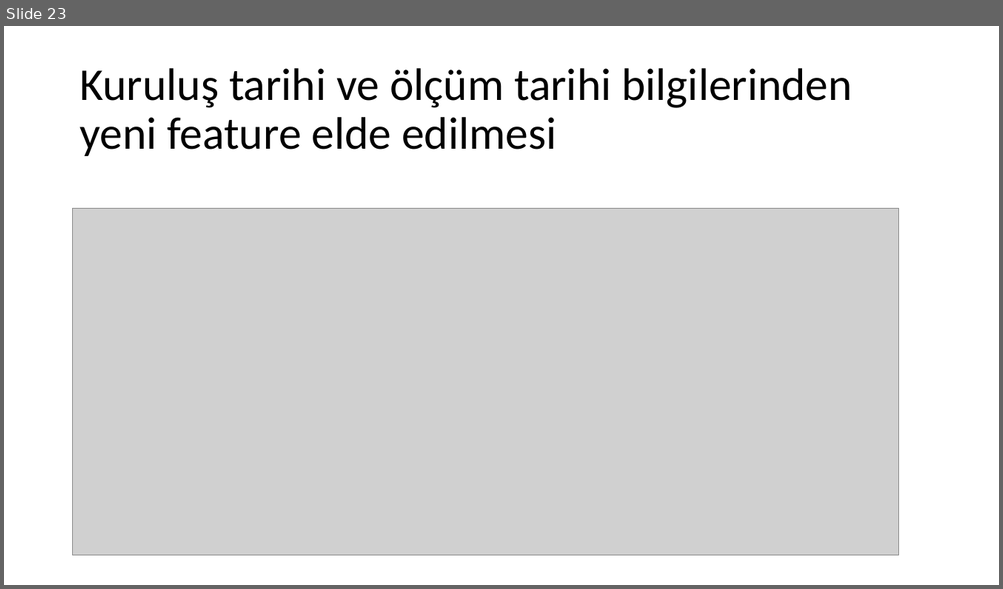
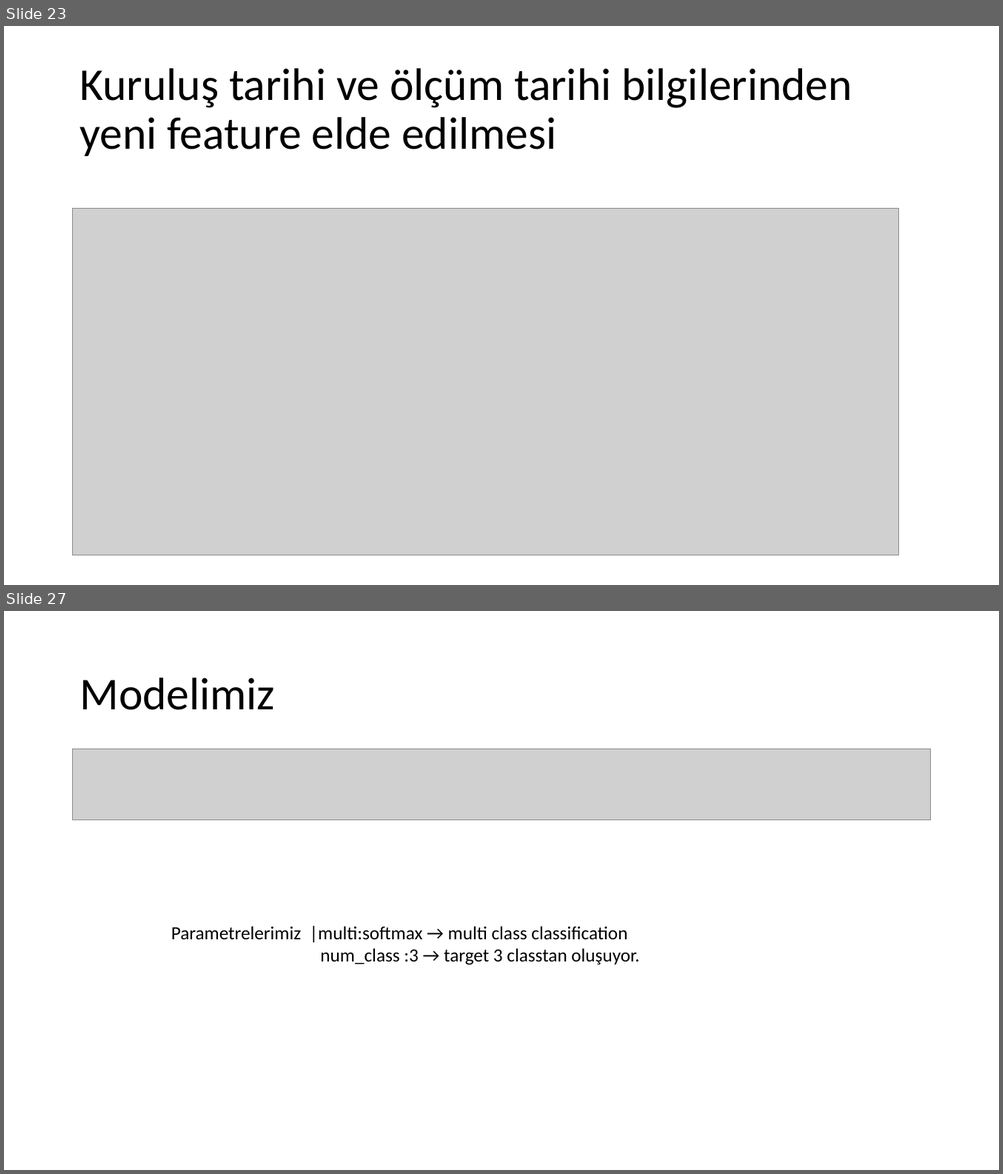
Before and after one commit to ayberkuslu/MLProject, a slide deck: FeatureSelection.pptx. Shown one above the other, each under a label of ours: slide 23 before the commit, slides 23 and 27 after it; the slides between them are not shown. The pictures are 1003x589 and 1003x1174 pixels, drawn with LibreOffice and Linux fonts; fonts in the diff are those of the drawing; grey boxes stand for pictures. Boxes give left, top, right and bottom in pixels: in the first picture for what was removed or moved away, otherwise in the second. Text is boxed around its words. In the diff, an @@ line names an element or a change of style, - is before the commit and + after.

```diff
--- a/FeatureSelection.pptx
+++ b/FeatureSelection.pptx
@@ slide 27 added at [4,611,999,1170], background #FFFFFF @@
@@ title added at [79,678,275,710], 44 pt, text #000000 @@
+Modelimiz
@@ picture added at [73,749,930,820] @@
@@ text added at [171,925,639,965], 18 pt, text #000000 @@
+Parametrelerimiz |multi:softmax → multi class classification
+num_class :3 → target 3 classtan oluşuyor.
```
Also in this commit, not shown: 1 slide changed, 3 other slides added, 1 other file.
